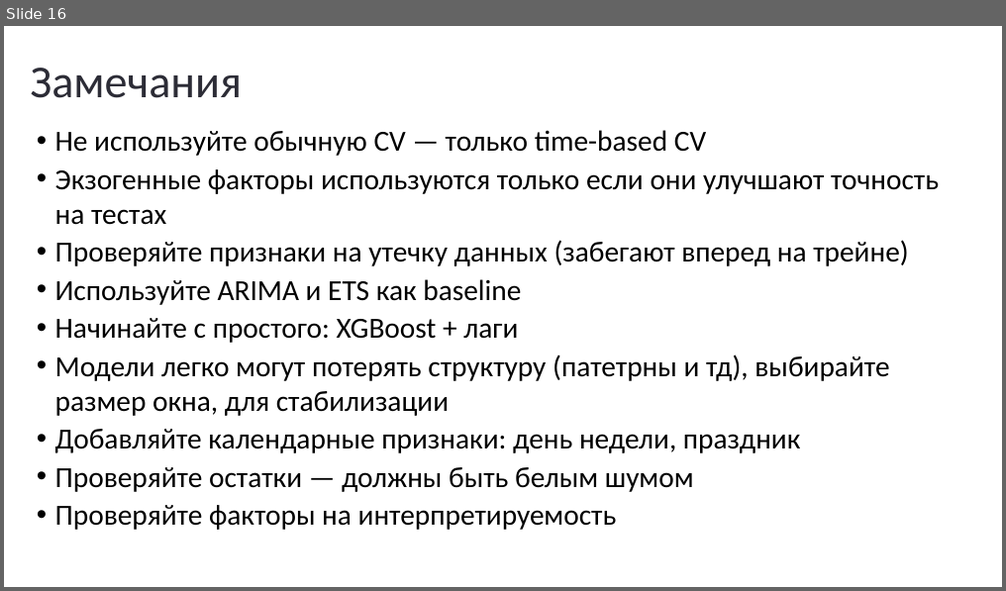
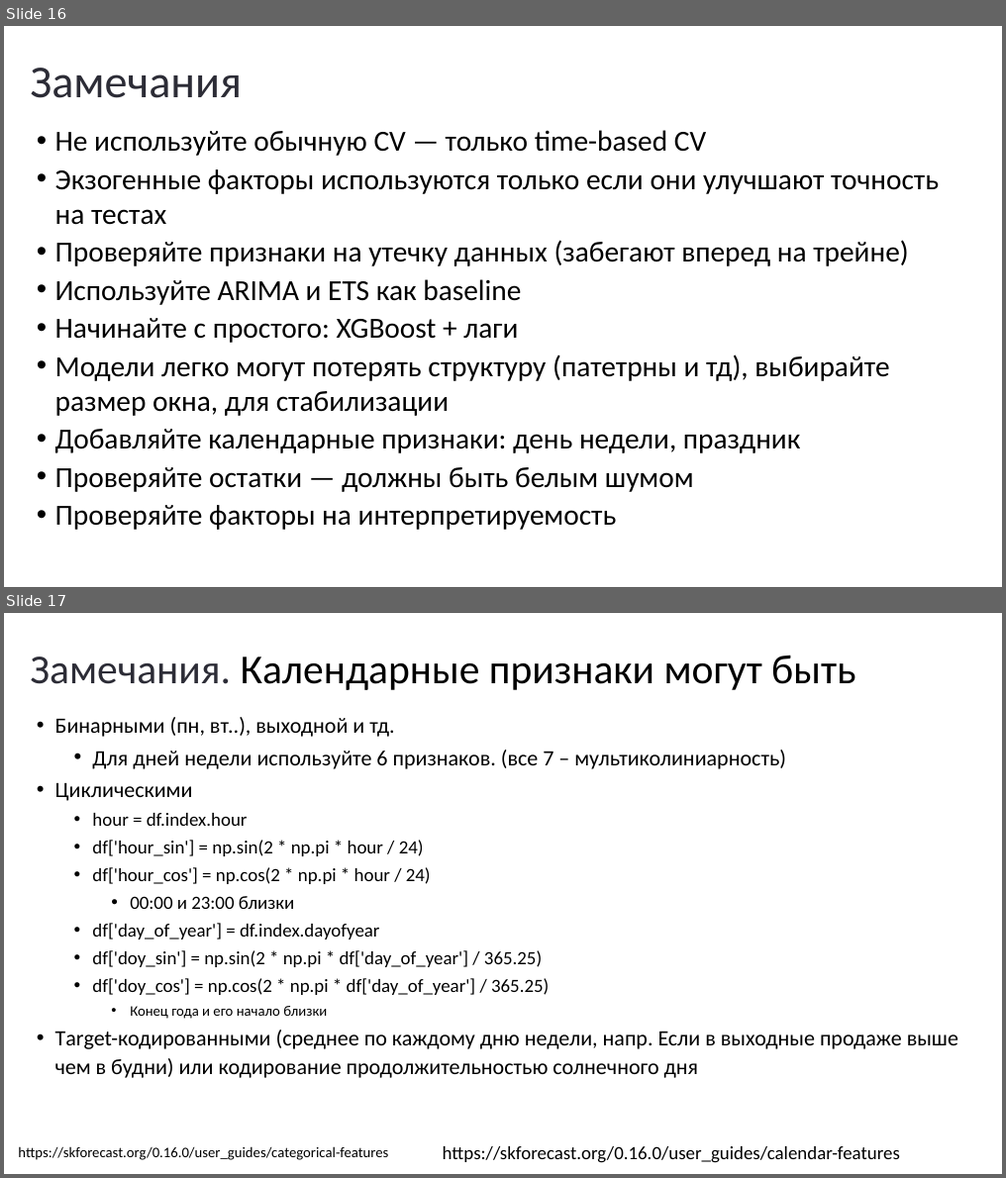
Before and after one commit to MVRonkin/TimeSeriesCourse, a slide deck: 2025/LEC/05-1 методы машинного обучения для анализа ВР.pptx. Shown one above the other, each under a label of ours: slide 16 before the commit, slides 16 and 17 after it. The pictures are 1006x591 and 1006x1178 pixels, drawn with LibreOffice and Linux fonts; fonts in the diff are those of the drawing. Boxes give left, top, right and bottom in pixels: in the first picture for what was removed or moved away, otherwise in the second. Text is boxed around its words. In the diff, an @@ line names an element or a change of style, - is before the commit and + after.

```diff
--- a/2025/LEC/05-1 методы машинного обучения для анализа ВР.pptx
+++ b/2025/LEC/05-1 методы машинного обучения для анализа ВР.pptx
@@ slide 17 added at (4, 613, 1002, 1174), background #FFFFFF @@
@@ title added at (30, 655, 855, 690), 39.6 pt, text #000000 @@
+Замечания. Календарные признаки могут быть
@@ text added at (55, 717, 958, 1078), 18 pt, text #000000 @@
+• Бинарными (пн, вт..), выходной и тд.
+  • Для дней недели используйте 6 признаков. (все 7 – мультиколиниарность)
+• Циклическими
+  • hour = df.index.hour
+  • df['hour_sin'] = np.sin(2 * np.pi * hour / 24)
+  • df['hour_cos'] = np.cos(2 * np.pi * hour / 24)
+    • 00:00 и 23:00 близки
+  • df['day_of_year'] = df.index.dayofyear
+  • df['doy_sin'] = np.sin(2 * np.pi * df['day_of_year'] / 365.25)
+  • df['doy_cos'] = np.cos(2 * np.pi * df['day_of_year'] / 365.25)
+    • Конец года и его начало близки
+• Target-кодированными (среднее по каждому дню недели, напр. Если в выходные продаже выше чем в будни) или кодирование продолжительностью солнечного дня
@@ text added at (18, 1147, 388, 1160), 14 pt, text #000000 @@
+https://skforecast.org/0.16.0/user_guides/categorical-features
@@ text added at (443, 1147, 900, 1163), 18 pt, text #000000 @@
+https://skforecast.org/0.16.0/user_guides/calendar-features
```
Also in this commit, not shown: 3 slides changed, 1 other slide added.
